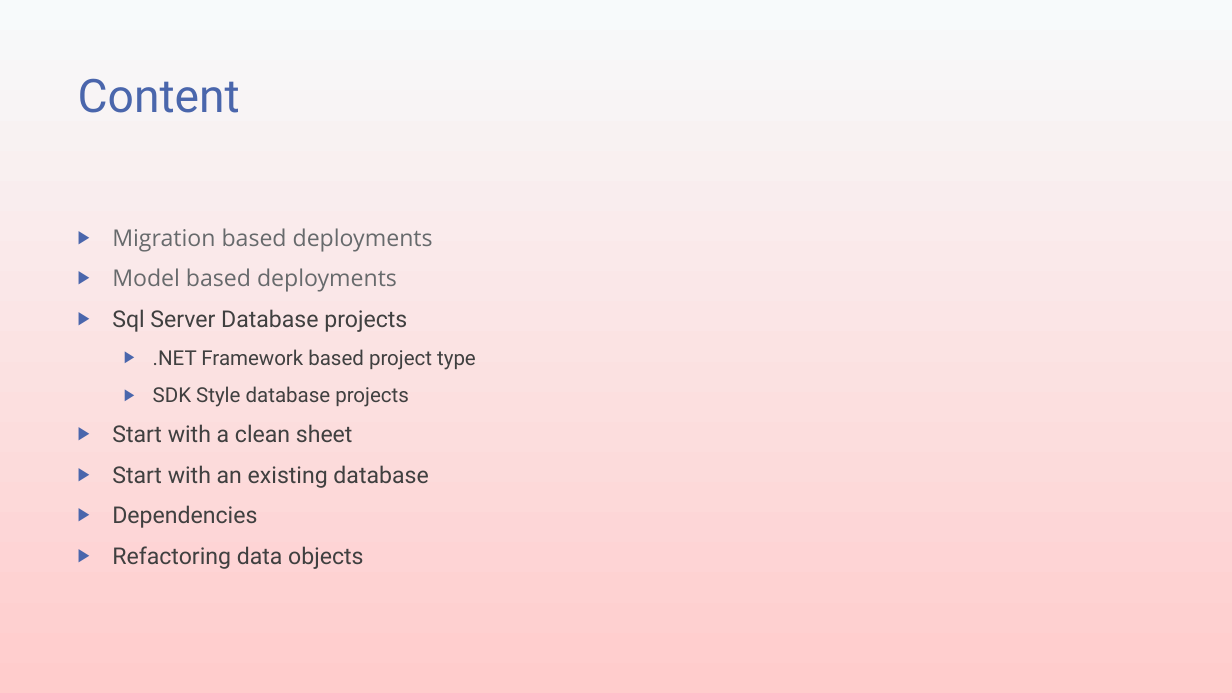
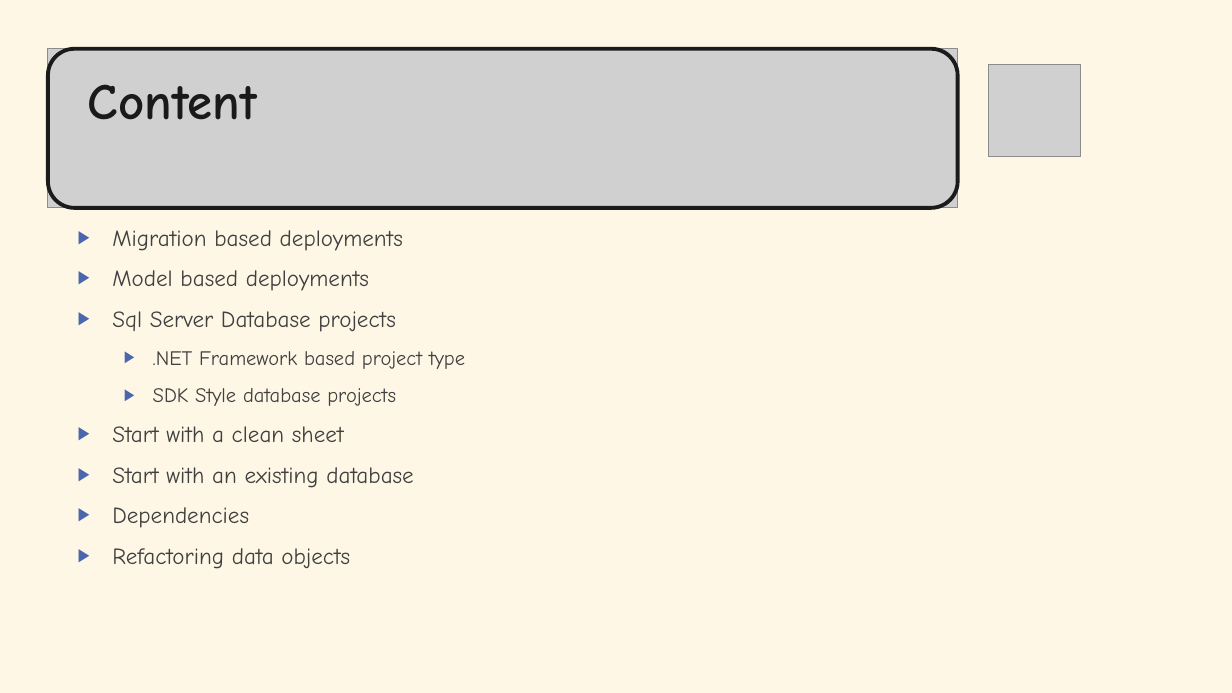
Before and after one commit to transmokopter/Presentations, a slide deck: slide 3 of an-introduction-to-sql-server-database-projects/an-introduction-to-sql-server-database-projects.pptx (slide 4 before the commit). Drawn at 1232x693 pixels with LibreOffice and Linux fonts; fonts in the diff are those of the drawing; grey boxes stand for pictures; background and template pictures are left out. Boxes give left, top, right and bottom in pixels: in the first picture for what was removed or moved away, otherwise in the second. Text is boxed around its words. In the diff, an @@ line names an element or a change of style, - is before the commit and + after.

```diff
--- a/an-introduction-to-sql-server-database-projects/an-introduction-to-sql-server-database-projects.pptx
+++ b/an-introduction-to-sql-server-database-projects/an-introduction-to-sql-server-database-projects.pptx
@@ background gradient #F7FAFB to #FFCCCC to #FFF7E6 @@
@@ picture added at (x1=48, y1=49, x2=958, y2=208) @@
@@ rounded rectangle added at (x1=48, y1=49, x2=958, y2=208), outline #1B1B1B 3 pt @@
@@ title "Content" moved from (x1=78, y1=78, x2=240, y2=113) to (x1=88, y1=84, x2=257, y2=120) @@
@@ title "Content" at (x1=88, y1=84, x2=257, y2=120): size 36 to 39.6 pt, font Roboto to Comic Neue, text colour #4A66AC to #1A1A1A, bold on @@
@@ picture added at (x1=989, y1=64, x2=1081, y2=156) @@
@@ text "Migration based deployments" at (x1=112, y1=230, x2=465, y2=569): font Open Sans to Comic Neue, text colour #676A6C to #404040 in "Migration based deployments", "Model based deployments"; font Roboto to Comic Neue in "Sql Server Database projects", ".NET Framework based project type", "SDK Style database projects", "Start with a clean sheet" and 3 more places @@
```
Also in this commit, not shown: 19 other slides changed, 1 slide added, 4 slides removed, 4 other files.
